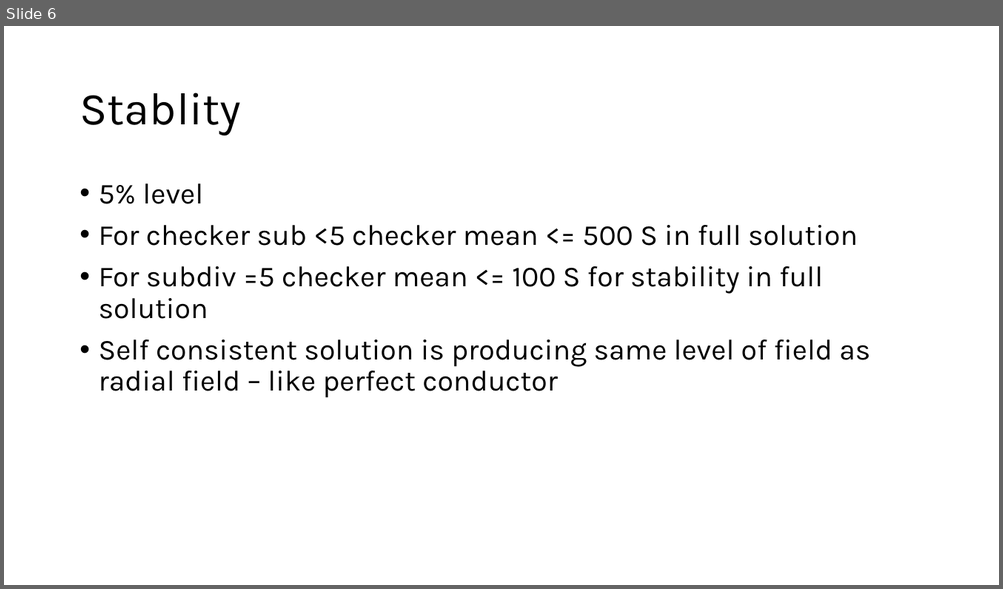
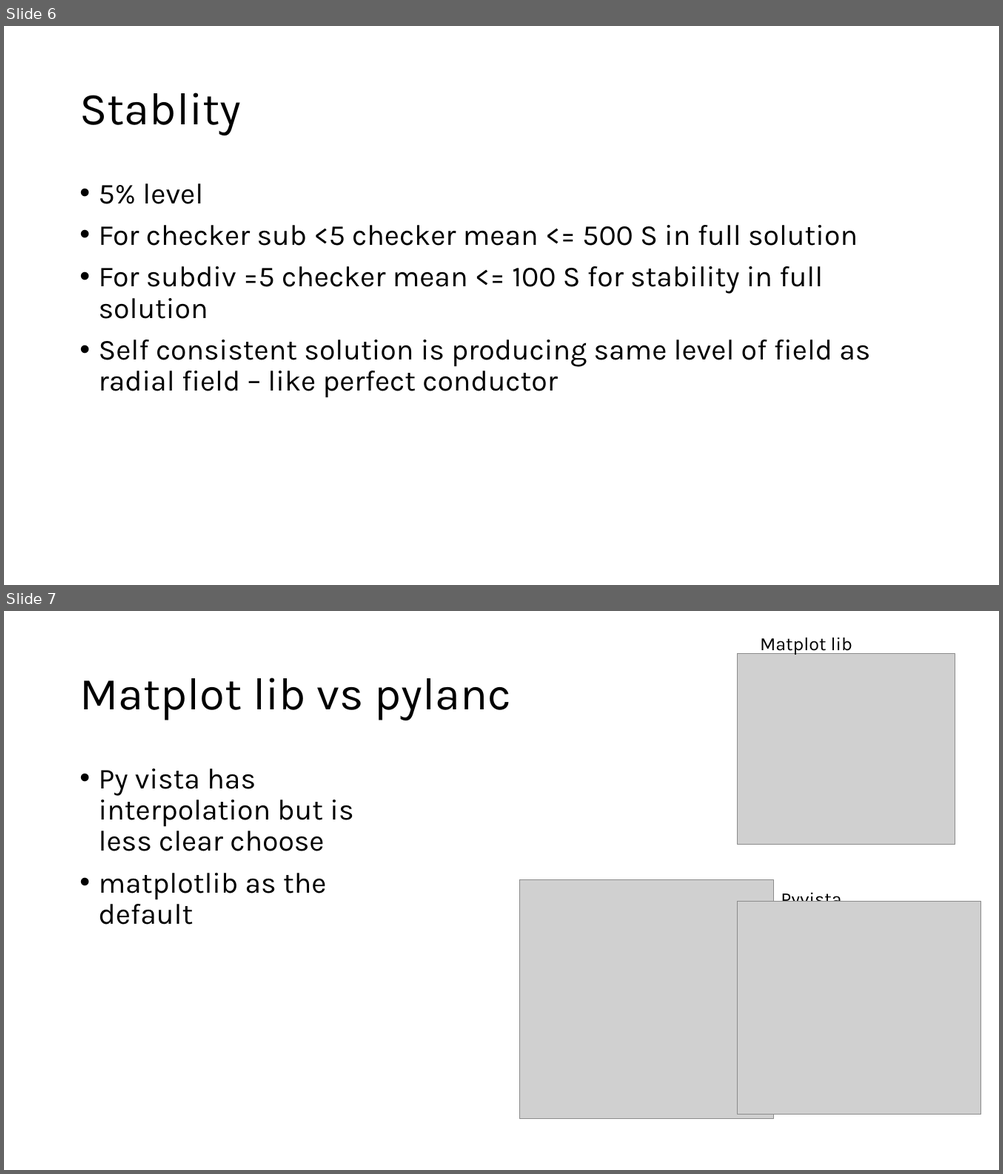
Before and after one commit to malindeman1999/gradiometer, a slide deck: Notes/Notes About Gradieometer.pptx. Shown one above the other, each under a label of ours: slide 6 before the commit, slides 6 and 7 after it. The pictures are 1003x589 and 1003x1174 pixels, drawn with LibreOffice and Linux fonts; fonts in the diff are those of the drawing; grey boxes stand for pictures. Boxes give left, top, right and bottom in pixels: in the first picture for what was removed or moved away, otherwise in the second. Text is boxed around its words. In the diff, an @@ line names an element or a change of style, - is before the commit and + after.

```diff
--- a/Notes/Notes About Gradieometer.pptx
+++ b/Notes/Notes About Gradieometer.pptx
@@ slide 7 added at <box>4,611,999,1170</box>, background #FFFFFF @@
@@ picture added at <box>737,653,956,845</box> @@
@@ text added at <box>760,637,852,655</box>, 18 pt, text #000000 @@
+Matplot lib
@@ title added at <box>79,678,512,721</box>, 44 pt, text #000000 @@
+Matplot lib vs pylanc
@@ text added at <box>99,769,353,925</box>, 28 pt, text #000000 @@
+• Py vista has interpolation but is less clear choose
+• matplotlib as the default
@@ picture added at <box>520,880,774,1119</box> @@
@@ text added at <box>780,889,841,902</box>, 18 pt, text #000000 @@
+Pyvista
@@ picture added at <box>737,901,981,1115</box> @@
```
